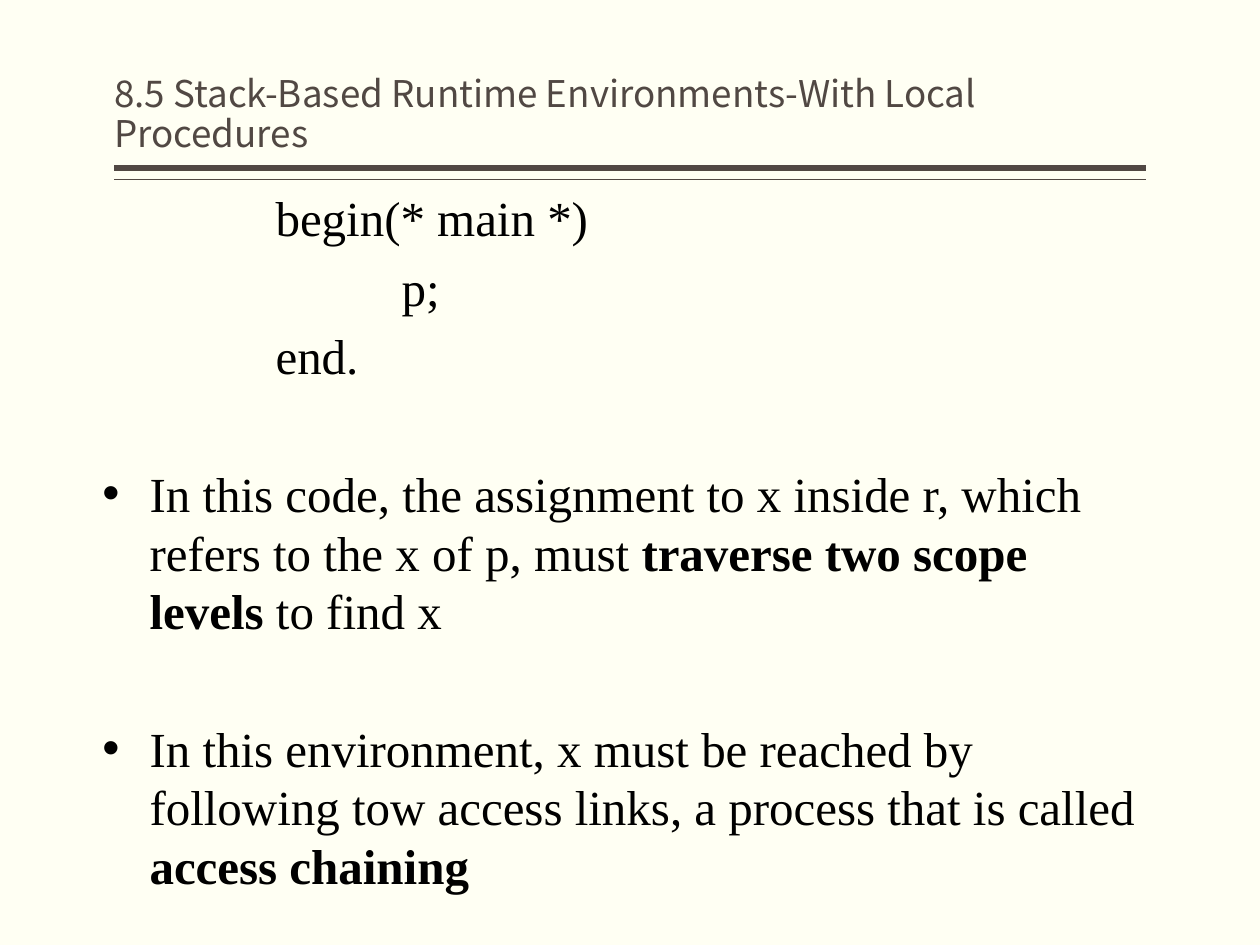
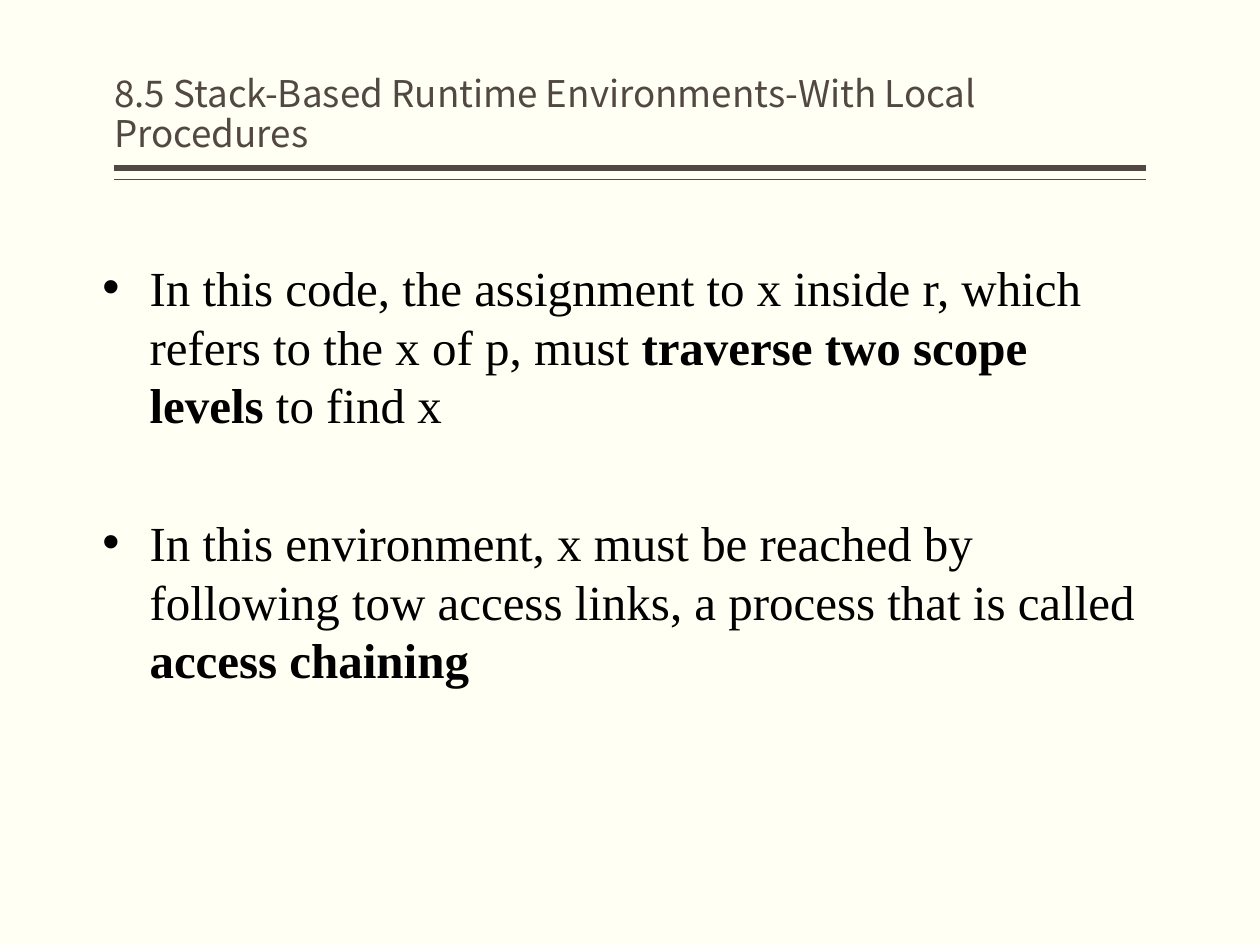
Before and after one commit to jz81/jz81.github.io, a slide deck: slide 58 of course/compiler/lecture/(Spring2020)Lecture8.pptx. Drawn at 1260x945 pixels with LibreOffice and Linux fonts; fonts in the diff are those of the drawing. Boxes give left, top, right and bottom in pixels: in the first picture for what was removed or moved away, otherwise in the second. Text is boxed around its words. In the diff, an @@ line names an element or a change of style, - is before the commit and + after.

```diff
--- a/course/compiler/lecture/(Spring2020)Lecture8.pptx
+++ b/course/compiler/lecture/(Spring2020)Lecture8.pptx
@@ text at (276,202,535,375): paragraphs removed @@
-begin(* main *)
-p;
-end.
```
Also in this commit, not shown: 3 other slides changed, 19 slides added.
